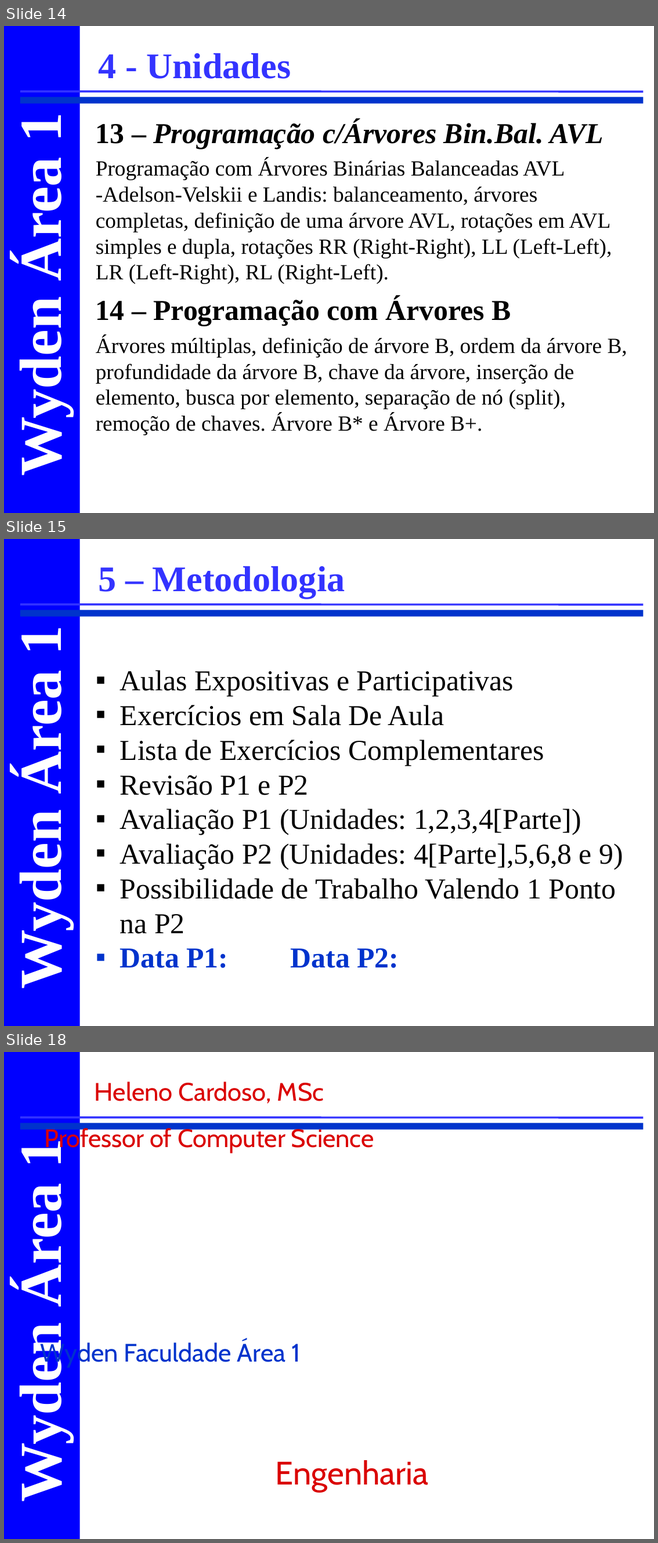
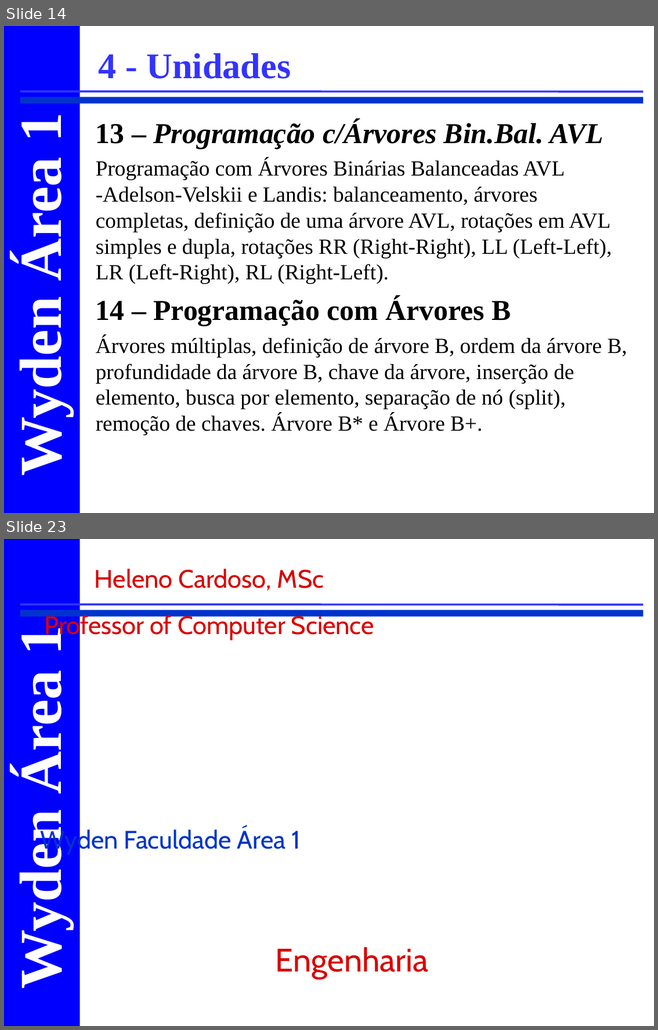
Before and after one commit to CloudEducationBrazil/WydenEstruturaDados, a slide deck: 00 Lesson Plan/Apresentação e Ementa Estrutura de Dados.ppt. Shown one above the other, each under a label of ours: slides 14, 15 and 18 before the commit, slides 14 and 23 after it; the slides between them are not shown. The pictures are 658x1543 and 658x1030 pixels, drawn with LibreOffice and Linux fonts; fonts in the diff are those of the drawing; background and template pictures are left out. Boxes give left, top, right and bottom in pixels: in the first picture for what was removed or moved away, otherwise in the second. Text is boxed around its words. In the diff, an @@ line names an element or a change of style, - is before the commit and + after.

```diff
--- a/00 Lesson Plan/Apresentação e Ementa Estrutura de Dados.ppt
+++ b/00 Lesson Plan/Apresentação e Ementa Estrutura de Dados.ppt
@@ slide 15 removed at (4, 539, 654, 1026), background #FFFFFF; not listed: 4 template elements that a slide beside it also shows @@
@@ text removed at (99, 566, 344, 598) @@
-5 – Metodologia
@@ text removed at (120, 670, 622, 968) @@
-▪ Aulas Expositivas e Participativas
-▪ Exercícios em Sala De Aula
-▪ Lista de Exercícios Complementares
-▪ Revisão P1 e P2
-▪ Avaliação P1 (Unidades: 1,2,3,4[Parte])
-▪ Avaliação P2 (Unidades: 4[Parte],5,6,8 e 9)
-▪ Possibilidade de Trabalho Valendo 1 Ponto na P2
-▪ Data P1: Data P2:
@@ what was slide 18 is now slide 23 @@
```
Also in this commit, not shown: 4 slides changed, 6 slides added.
